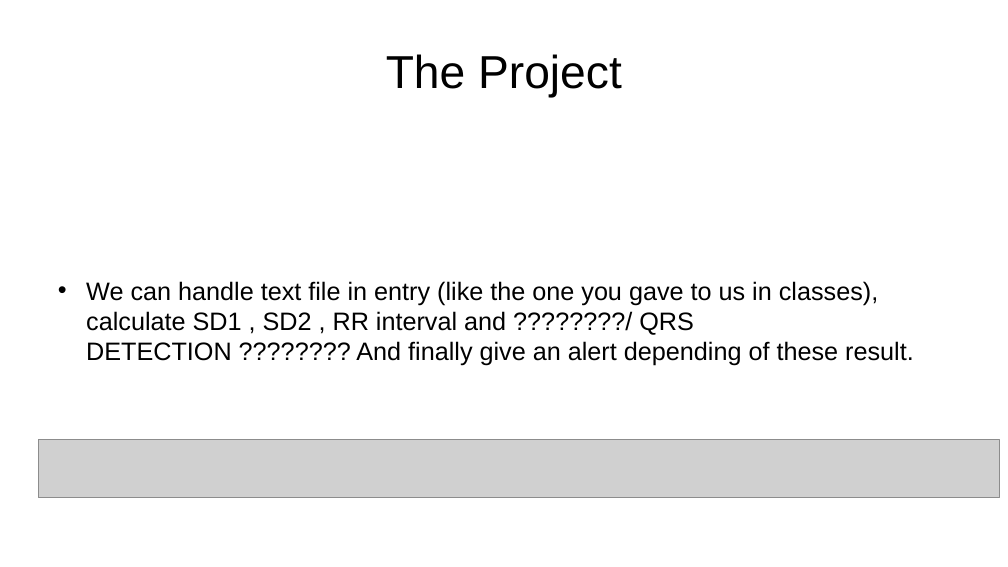
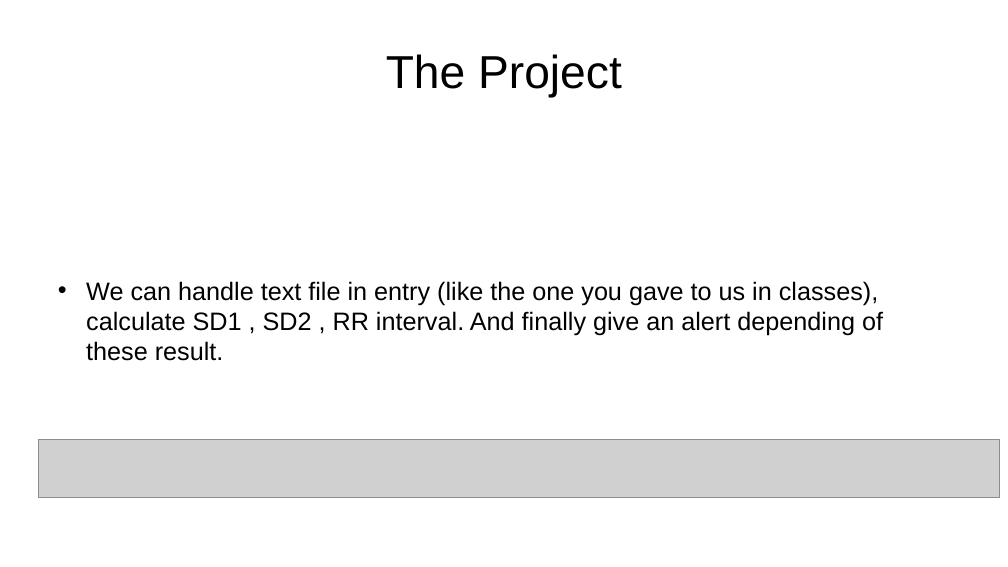
Before and after one commit to FabienGadet0/bigdataHB, a slide deck: slide 6 of Teacher/project-training.pptx. Drawn at 1008x567 pixels with LibreOffice and Linux fonts; fonts in the diff are those of the drawing; grey boxes stand for pictures. Boxes give left, top, right and bottom in pixels: in the first picture for what was removed or moved away, otherwise in the second. Text is boxed around its words. In the diff, an @@ line names an element or a change of style, - is before the commit and + after.

```diff
--- a/Teacher/project-training.pptx
+++ b/Teacher/project-training.pptx
@@ text at box(86, 281, 883, 361): text changed @@
-• We can handle text file in entry (like the one you gave to us in classes), calculate SD1 , SD2 , RR interval and ????????/ QRS DETECTION ???????? And finally give an alert depending of these result.
+• We can handle text file in entry (like the one you gave to us in classes), calculate SD1 , SD2 , RR interval. And finally give an alert depending of these result.
```
Also in this commit, not shown: 2 other slides changed.
